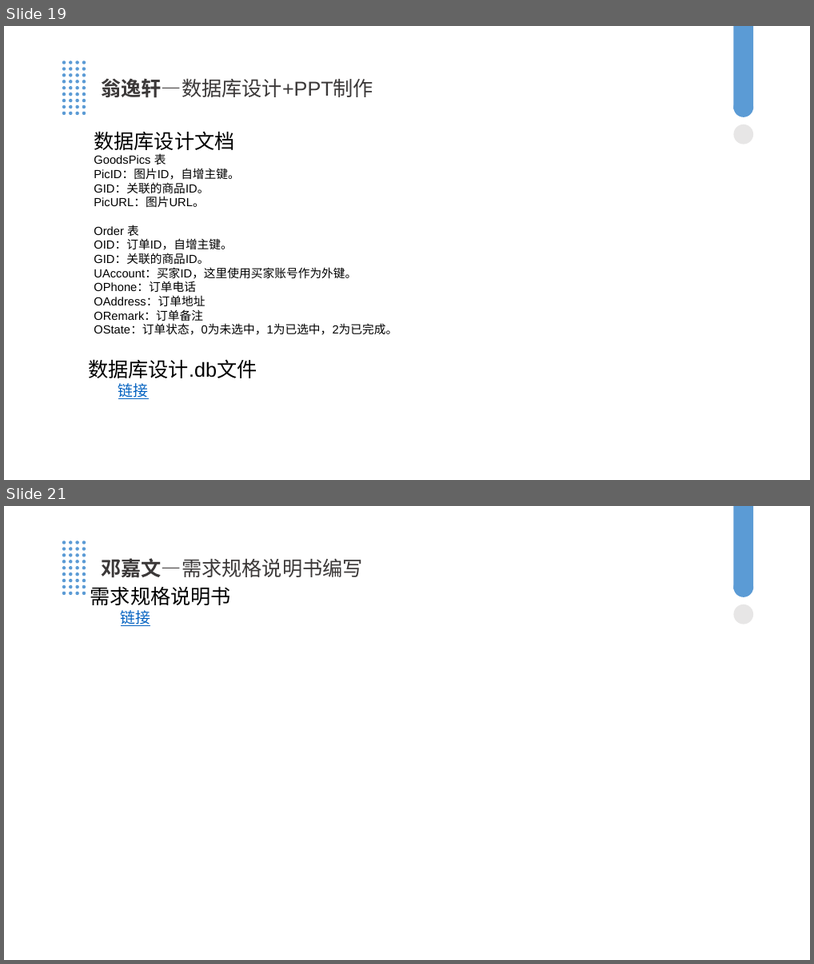
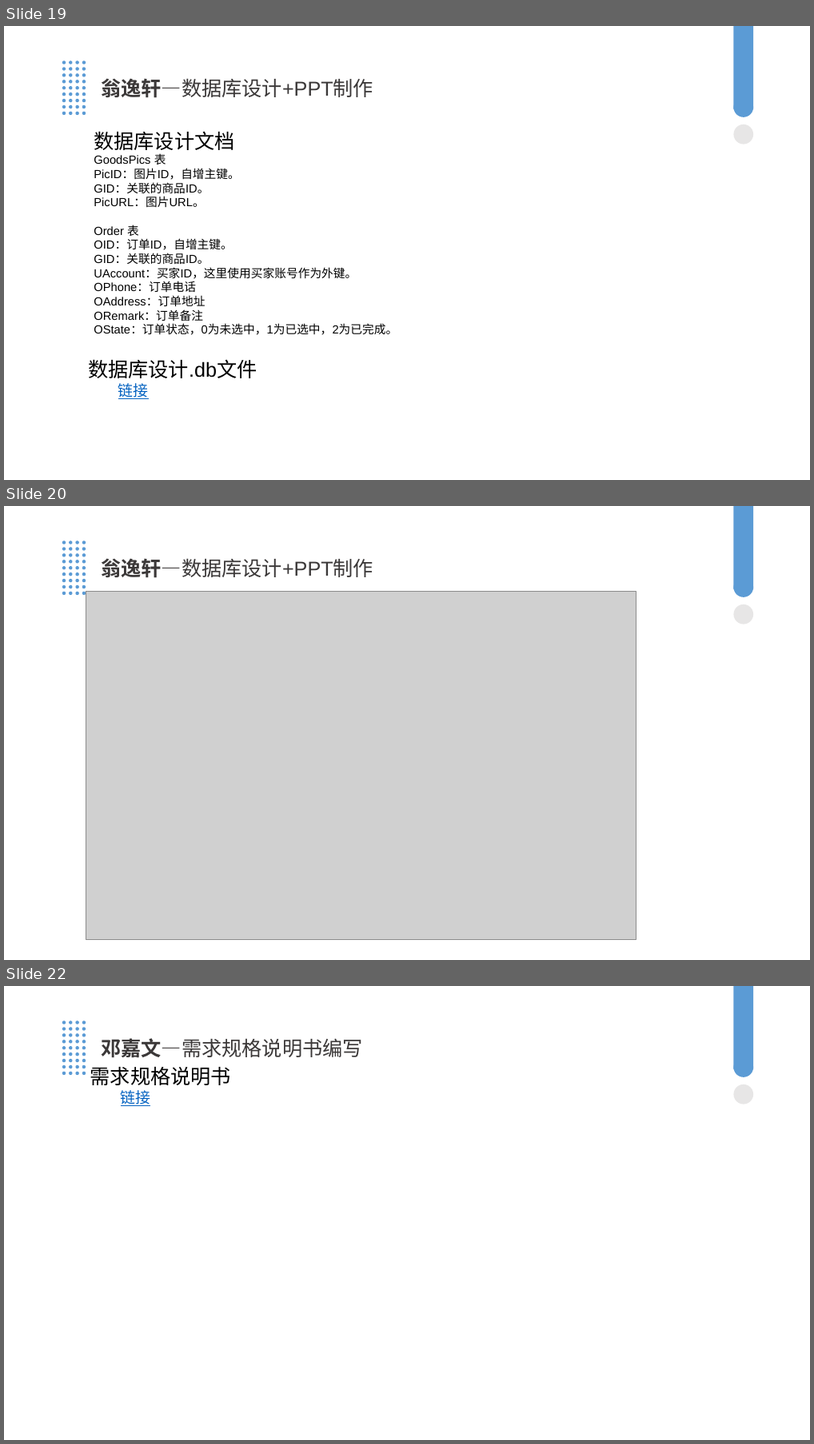
Before and after one commit to Starmoon30/Random-Shop, a slide deck: 第三次阶段性评审PPT.pptx. Shown one above the other, each under a label of ours: slides 19 and 21 before the commit, slides 19, 20 and 22 after it; the slides between them are not shown. The pictures are 814x964 and 814x1444 pixels, drawn with LibreOffice and Linux fonts; fonts in the diff are those of the drawing; grey boxes stand for pictures. Boxes give left, top, right and bottom in pixels: in the first picture for what was removed or moved away, otherwise in the second. Text is boxed around its words. In the diff, an @@ line names an element or a change of style, - is before the commit and + after.

```diff
--- a/第三次阶段性评审PPT.pptx
+++ b/第三次阶段性评审PPT.pptx
@@ slide 20 added at (x1=4, y1=506, x2=810, y2=960), background #FFFFFF @@
@@ rectangle added at (x1=734, y1=506, x2=754, y2=589), fill #5B9BD5 @@
@@ text added at (x1=101, y1=558, x2=374, y2=578), 24 pt, text #3B3838 @@
+翁逸轩—数据库设计+PPT制作
@@ ellipse added at (x1=734, y1=577, x2=754, y2=597), fill #5B9BD5 @@
@@ group added at (x1=62, y1=540, x2=86, y2=595): 36 ellipses @@
@@ picture added at (x1=86, y1=592, x2=636, y2=939) @@
@@ ellipse added at (x1=734, y1=604, x2=754, y2=624), fill #E7E6E6 @@
@@ what was slide 21 is now slide 22 @@
```
Also in this commit, not shown: 4 slides changed, 43 other files.
